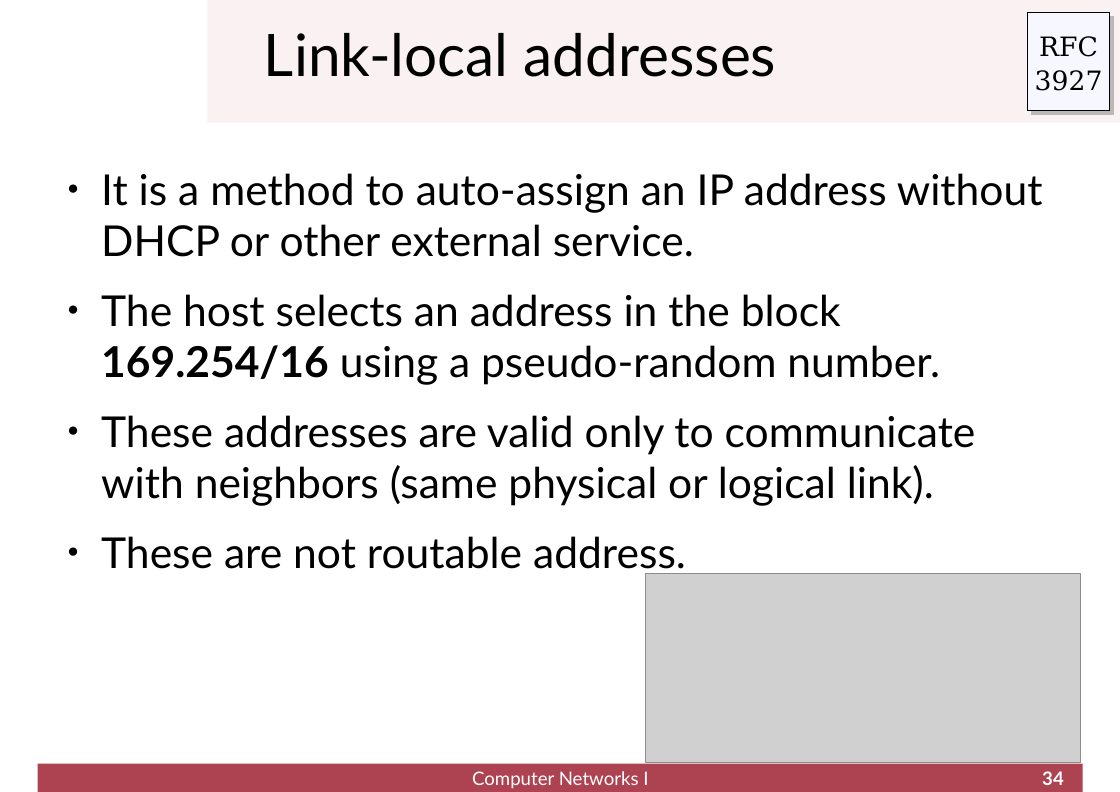
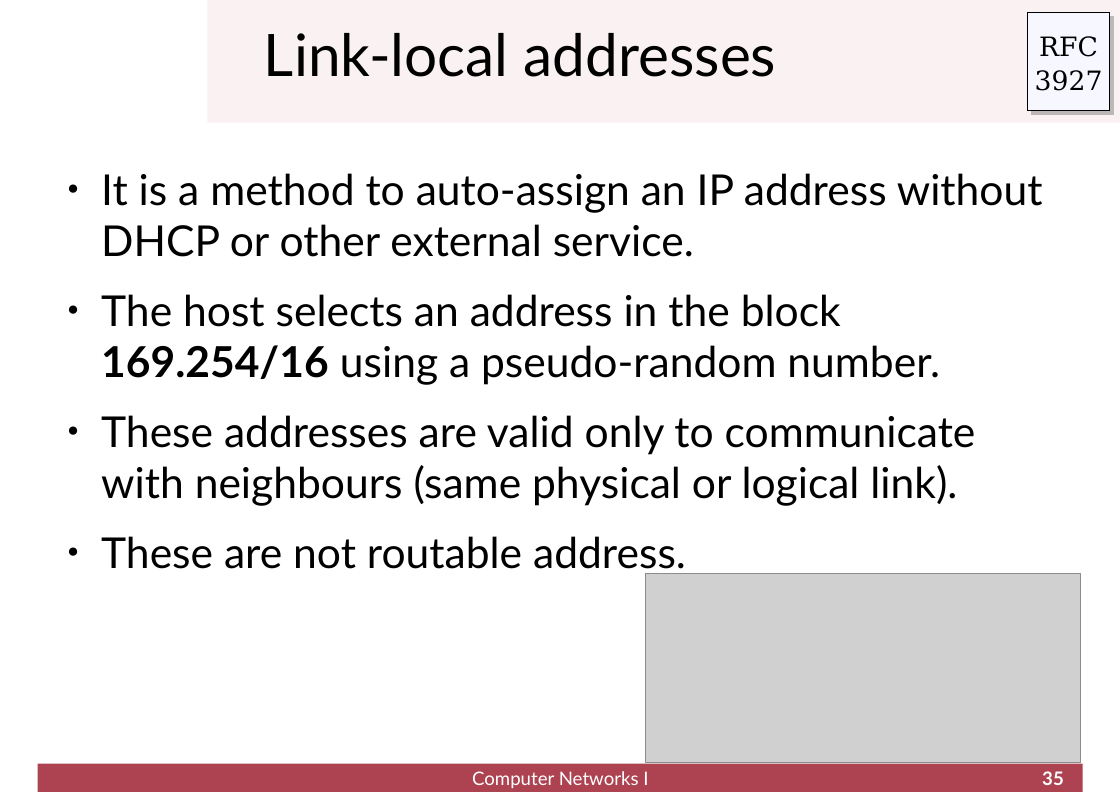
Before and after one commit to cletomartin/redes1, a slide deck: slide 35 of _downloads/21aa61b227b4c0dae4862a599d5031c3/network.odp (slide 34 before the commit). Drawn at 1120x792 pixels with LibreOffice and Linux fonts; fonts in the diff are those of the drawing; grey boxes stand for pictures; background and template pictures are left out. Boxes give left, top, right and bottom in pixels: in the first picture for what was removed or moved away, otherwise in the second. Text is boxed around its words. In the diff, an @@ line names an element or a change of style, - is before the commit and + after.

```diff
--- a/_downloads/21aa61b227b4c0dae4862a599d5031c3/network.odp
+++ b/_downloads/21aa61b227b4c0dae4862a599d5031c3/network.odp
@@ text at (101, 415, 976, 506): text changed @@
-● These addresses are valid only to communicate with neighbors (same physical or logical link).
+● These addresses are valid only to communicate with neighbours (same physical or logical link).
@@ page number at (1042, 771, 1064, 785): text changed @@
-34
+35
```
Also in this commit, not shown: 7 other slides changed, 2 slides added, 11 other files.
